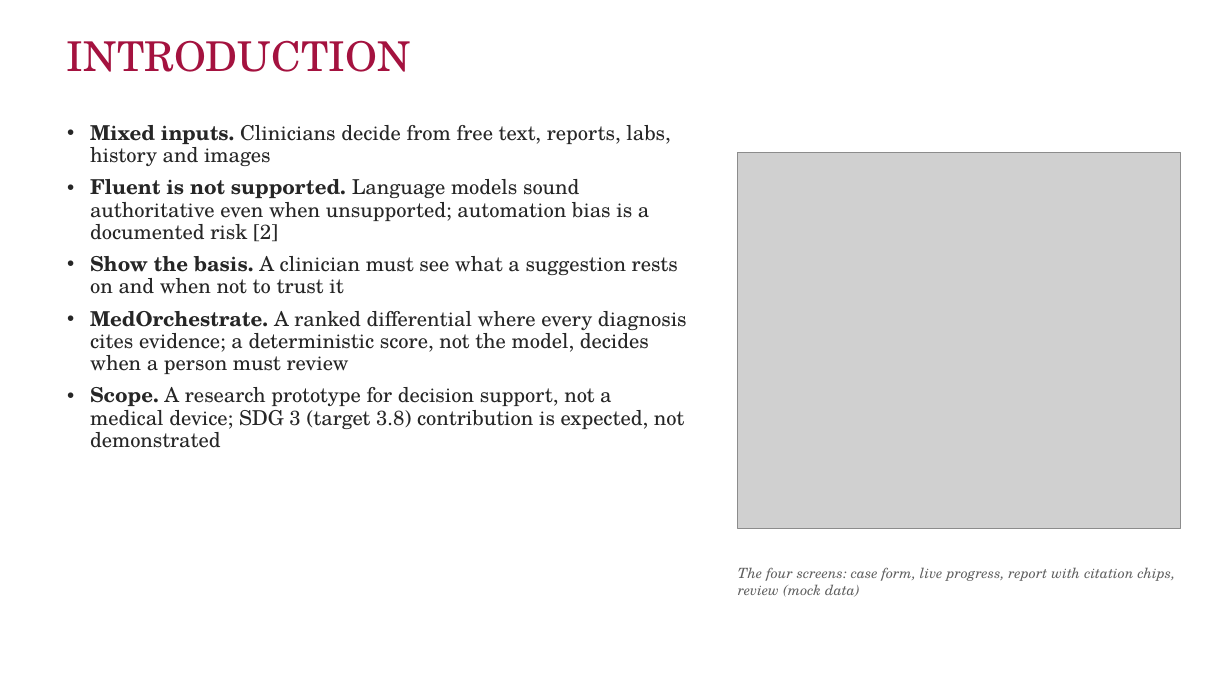
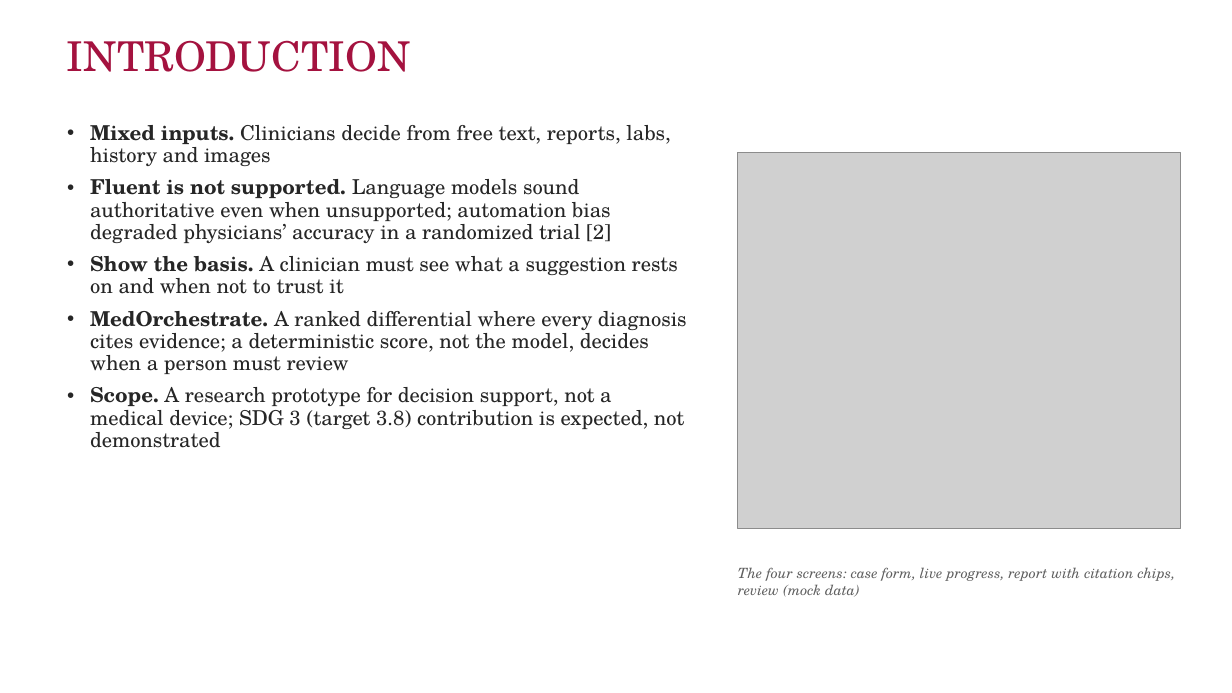
Before and after one commit to hari18305/medorcha, a slide deck: slide 3 of report/MedOrchestrate_Final_Review.pptx. Drawn at 1232x693 pixels with LibreOffice and Linux fonts; fonts in the diff are those of the drawing; grey boxes stand for pictures; background and template pictures are left out. Boxes give left, top, right and bottom in pixels: in the first picture for what was removed or moved away, otherwise in the second. Text is boxed around its words. In the diff, an @@ line names an element or a change of style, - is before the commit and + after.

Commit message:
Literature survey restricted to 2023 onwards (12 works, two from 2026): report Chapter 3, introduction, Chapter 2 table and gap statement, reference list (19, numbered by first citation); presentation literature, gap and reference slides. Report stays at 60 pages

```diff
--- a/report/MedOrchestrate_Final_Review.pptx
+++ b/report/MedOrchestrate_Final_Review.pptx
@@ text at <box>90,179,611,243</box>: text changed @@
-• Fluent is not supported. Language models sound authoritative even when unsupported; automation bias is a documented risk [2]
+• Fluent is not supported. Language models sound authoritative even when unsupported; automation bias degraded physicians’ accuracy in a randomized trial [2]
```
Also in this commit, not shown: 4 other slides changed, 3 other files.
